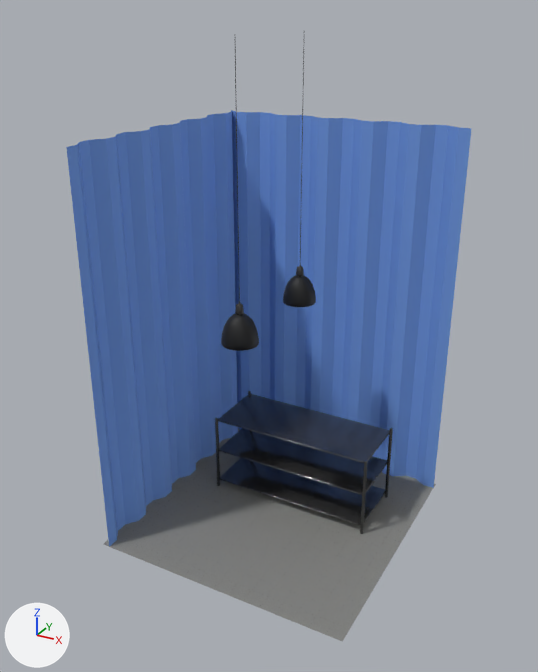
What one commit did to the glTF model public/Warehouse.glb.
One viewpoint serves both versions: a 50 mm camera at (18.7, -35.4, 30.1) aimed at (-0.2, -0.9, 12.9). Every picture has the same lights, and +X, +Y and +Z are marked at lower left. Where no turn or scale is listed for an object, it has been applied to the vertices.

The older version as bpy lines, for what is in view:
```python
me_plane_001 = bpy.data.meshes.new('Plane.001')
me_plane_001.from_pydata(...)  # 4 vertices, 2 faces; spans x -8.0..8.0, y -8.0..8.0, z 0.0
me_plane_001.materials.append(mat_concrete)  # picture img_concrete
me_plane_006 = bpy.data.meshes.new('Plane.006')
me_plane_006.from_pydata(...)  # 90 vertices, 88 faces; spans x -8.0..8.0, y -8.0..8.0, z 0.0..24.0
me_plane_006.materials.append(mat_wall)  # blue #749fe7
me_sphere = bpy.data.meshes.new('Sphere')
me_sphere.from_pydata(...)  # 1008 vertices, 2124 faces; spans x -1.0..8.0, y -1.0..1.0, z -8.99..0.0
# faces by material slot: [1276, 632, 216]
me_sphere.materials.append(mat_light)  # black #222528
me_sphere.materials.append(mat_light_fixture)  # black #2c2c2c
me_sphere.materials.append(mat_light_wire)  # black #1f1f1f
ob_plane_001 = bpy.data.objects.new('Plane.001', me_plane_001)
ob_plane_001.location = (0.0, 0.0, 0.0)
ob_plane_002 = bpy.data.objects.new('Plane.002', me_plane_006)
ob_plane_002.location = (0.0, 0.0, 0.0)
ob_sphere = bpy.data.objects.new('Sphere', me_sphere)
ob_sphere.location = (-0.05, -4.45, 13.87)
ob_sphere.rotation_euler = (0.0, 0.0, -1.571)  # degrees (0, 0, -90)
ob_sphere.scale = (-1.0, -1.0, -1.69)
# also in view: 'Cube.001' at (0.2, 2.8, 2.7); 'Cube' at (0.2, 2.8, 2.8)
```
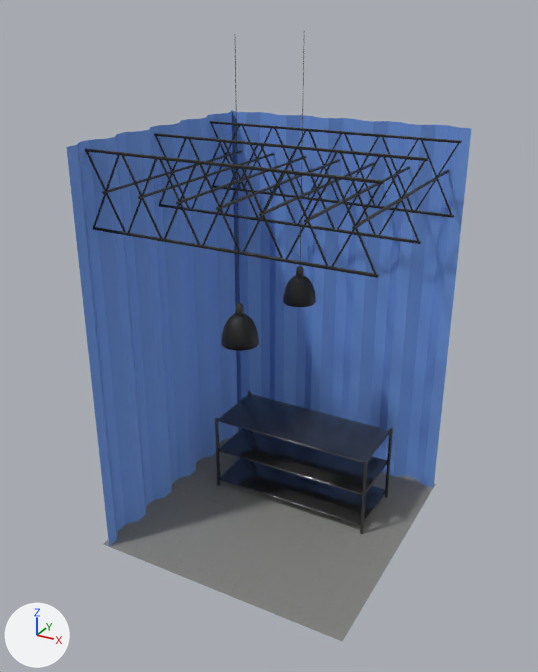
Commit message: + update scene with rafters

Where the change shows, as pixel boxes [x1, y1, x2, y2] in the pictures (538 x 672 px):
'Cube.003', added
    after: [85, 121, 462, 278]
'Cube.002', added
    after: [102, 150, 449, 229]

Diff of the bpy script that builds the scene:
```diff
--- a/public/Warehouse.glb.py
+++ b/public/Warehouse.glb.py
@@ mat_rafters @@
+mat_rafters = principled_material('Rafters')
+mat_rafters.base_color = (0.00925, 0.00925, 0.00925)  # black #181818
@@ me_cube_006 @@
+me_cube_006.from_pydata(...)  # a box spanning x -0.06..0.06, y -7.02..7.02, z -0.06..0.06; a box spanning x 2.24..2.35, y -7.02..7.02, z -0.06..0.06; a box spanning x 4.54..4.65, y -7.02..7.02, z -0.06..0.06; a box spanning x 6.83..6.95, y -7.02..7.02, z -0.06..0.06; a box spanning x 9.13..9.25, y -7.02..7.02, z -0.06..0.06; a box spanning x 11.43..11.54, y -7.02..7.02, z -0.06..0.06; a box spanning x 13.72..13.84, y -7.02..7.02, z -0.06..0.06
+me_cube_006.materials.append(mat_rafters)  # black #181818
@@ me_cube_005 @@
+me_cube_005.from_pydata(...)  # 912 vertices, 1632 faces; spans x -372.0..1.0, y -271.0..2.0, z -95.0..4.0
+me_cube_005.materials.append(mat_rafters)  # black #181818
@@ ob_cube_002 @@
+ob_cube_002 = bpy.data.objects.new('Cube.002', me_cube_006)
+ob_cube_002.location = (-6.92, 0.69, 21.51)
@@ ob_cube_003 @@
+ob_cube_003 = bpy.data.objects.new('Cube.003', me_cube_005)
+ob_cube_003.location = (-7.97, -6.11, 19.54)
+ob_cube_003.scale = (-0.043, -0.043, -0.043)
```
